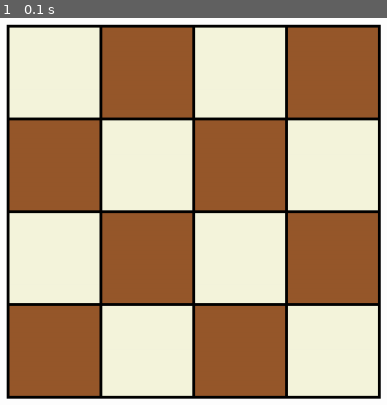
Above: before the commit, frame 1.
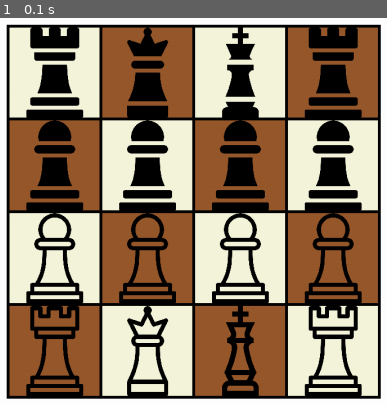
Above: after the commit, the same moment.

Repository: KimHaejoong1/4x4chessAI
Game: pygame game, started from chessBoard.py
Same seed, same stepped clock (60 frames per second), same inputs: the game is played once before the commit and once after it.
Inputs:
- Up to frame 1 (0.1 s): no input

The runs differ from the first frame. In frame 1, 24% of the frame differs, in the area x 6-94%, y 2-98%.

Commit message:
chess board & pycharm

Diff:
--- a/chessBoard.py
+++ b/chessBoard.py
@@ -1,71 +1,86 @@
 import pygame
 import sys
 
-#pygame initialization
+# pygame 초기화
 pygame.init()
 
-#display initialization
+# 디스플레이 초기화
 screen_width = 1600
 screen_height = 900
 screen = pygame.display.set_mode((screen_width, screen_height))
 
-#title
+# 제목 설정
 pygame.display.set_caption("4 x 4 chess")
 
-#define size
+# 크기 정의
 block_size = 160
 border_thickness = 5
 board_size = 4 * block_size + 5 * border_thickness
 
-#define color
+# 체스 보드 위치
+start_x = (screen_width - board_size) / 2
+start_y = (screen_height - board_size) / 2
+
+# 색상 정의
 white = (255, 255, 255)
 black = (0, 0, 0)
 beige = (245, 245, 220)
 brown = (151, 88, 43)
 
-#chess piece init
+# 체스말 초기화
 chess_piece = {}
-colors = ['black','white']
-pieces = ['king','queen','rook','pawn']
+colors = ['black', 'white']
+pieces = ['king', 'queen', 'rook', 'pawn']
 for color in colors:
     for piece in pieces:
         dict_key = f'{color}_{piece}'
-        chess_piece[dict_key] = pygame.transform.scale(pygame.image.load(f'image/{dict_key}.png'), (block_size, block_size))
+        try:
+            chess_piece[dict_key] = pygame.transform.scale(
+                pygame.image.load(f'image/{dict_key}.png'),
+                (block_size, block_size)
+            )
+        except pygame.error:
+            print(f"Error loading image for {dict_key}")
+            sys.exit()
 
 def draw_chess_board():
+    screen.fill(white)
+    pygame.draw.rect(screen, black, (start_x, start_y, board_size, board_size))
 
-    screen.fill(white)
-
-    #chess board border
-    start_x = (screen_width - board_size) / 2
-    start_y = (screen_height - board_size) / 2
-    pygame.draw.rect(screen, black, (start_x, start_y, board_size, board_size) )
-
-    #chess board square
+    # 체스 보드의 사각형 그리기
     for row in range(4):
         for col in range(4):
             x = start_x + col * (block_size + border_thickness) + border_thickness
             y = start_y + row * (block_size + border_thickness) + border_thickness
 
-            if (row + col) % 2 == 0:
-                color = beige
-            else:
-                color = brown
+            color = beige if (row + col) % 2 == 0 else brown
             pygame.draw.rect(screen, color, (x, y, block_size, block_size))
+
+def draw_chess_pieces():
+    initial_setup = [
+        ['black_rook', 'black_queen', 'black_king', 'black_rook'],
+        ['black_pawn', 'black_pawn', 'black_pawn', 'black_pawn'],
+        ['white_pawn', 'white_pawn', 'white_pawn', 'white_pawn'],
+        ['white_rook', 'white_queen', 'white_king', 'white_rook']
+    ]
+
+    for row in range(4):
+        for col in range(4):
+            piece_image = chess_piece[initial_setup[row][col]]
+            x = start_x + col * (block_size + border_thickness) + border_thickness
+            y = start_y + row * (block_size + border_thickness) + border_thickness
+
+            screen.blit(piece_image, (x, y))
 
 running = True
 while running:
-    #check event
     for event in pygame.event.get():
-        #click close button
         if event.type == pygame.QUIT:
             running = False
 
-    screen.fill(white)
     draw_chess_board()
-    #display update
+    draw_chess_pieces()
     pygame.display.flip()
 
-#exit
 pygame.quit()
 sys.exit()
Not shown, added: .gitignore
